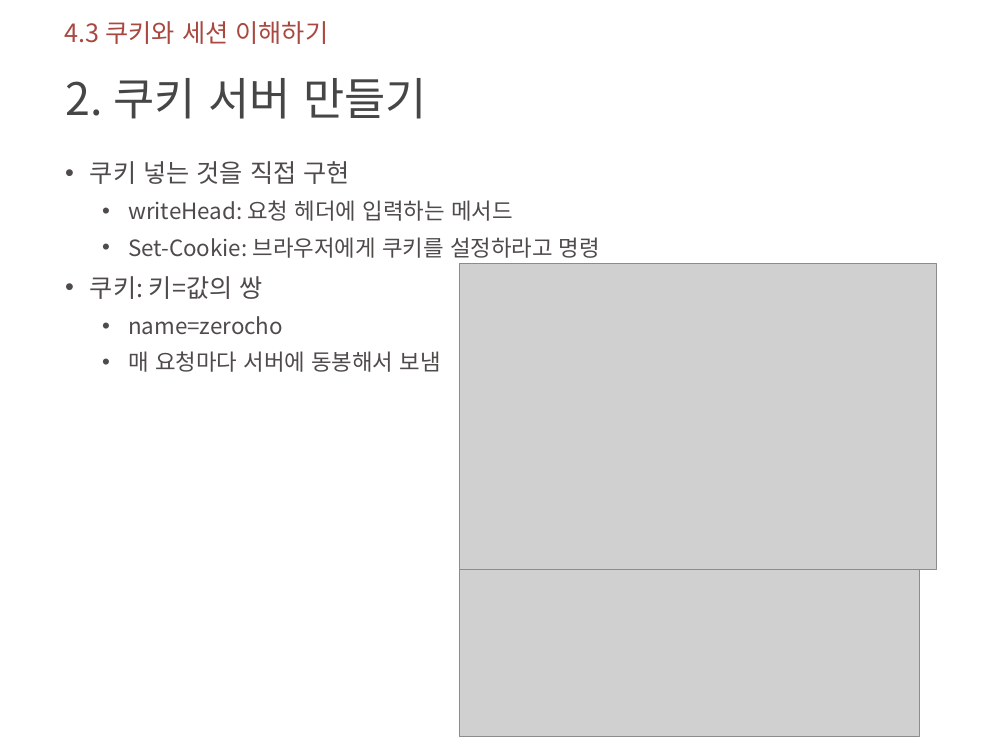
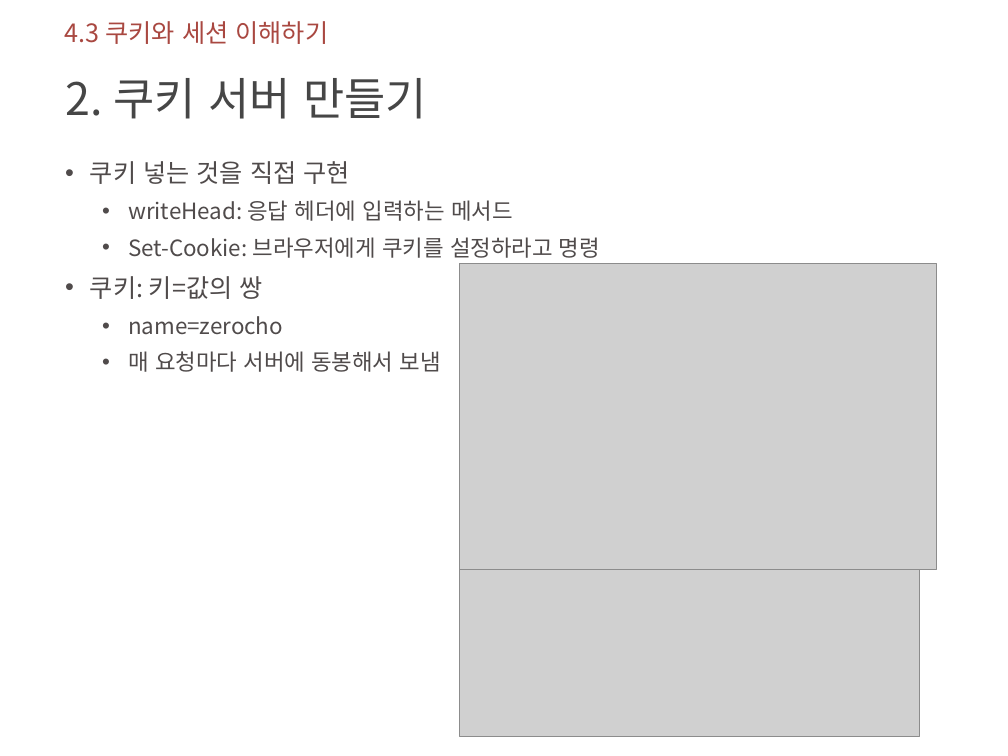
Before and after one commit to haeun82/fullstack-study, a slide deck: slide 21 of 12_Node.js/notes/Node.js교과서 4장 .pptx. Drawn at 1008x756 pixels with LibreOffice and Linux fonts; fonts in the diff are those of the drawing; grey boxes stand for pictures; background and template pictures are left out. Boxes give left, top, right and bottom in pixels: in the first picture for what was removed or moved away, otherwise in the second. Text is boxed around its words. In the diff, an @@ line names an element or a change of style, - is before the commit and + after.

Commit message:
서버만들기,저장, 쿠키 저장, 옵션들

```diff
--- a/12_Node.js/notes/Node.js교과서 4장 .pptx
+++ b/12_Node.js/notes/Node.js교과서 4장 .pptx
@@ text at (x1=128, y1=200, x2=513, y2=221): text changed @@
-  • writeHead: 요청 헤더에 입력하는 메서드
+  • writeHead: 응답 헤더에 입력하는 메서드
```
Also in this commit, not shown: 12 other files.
